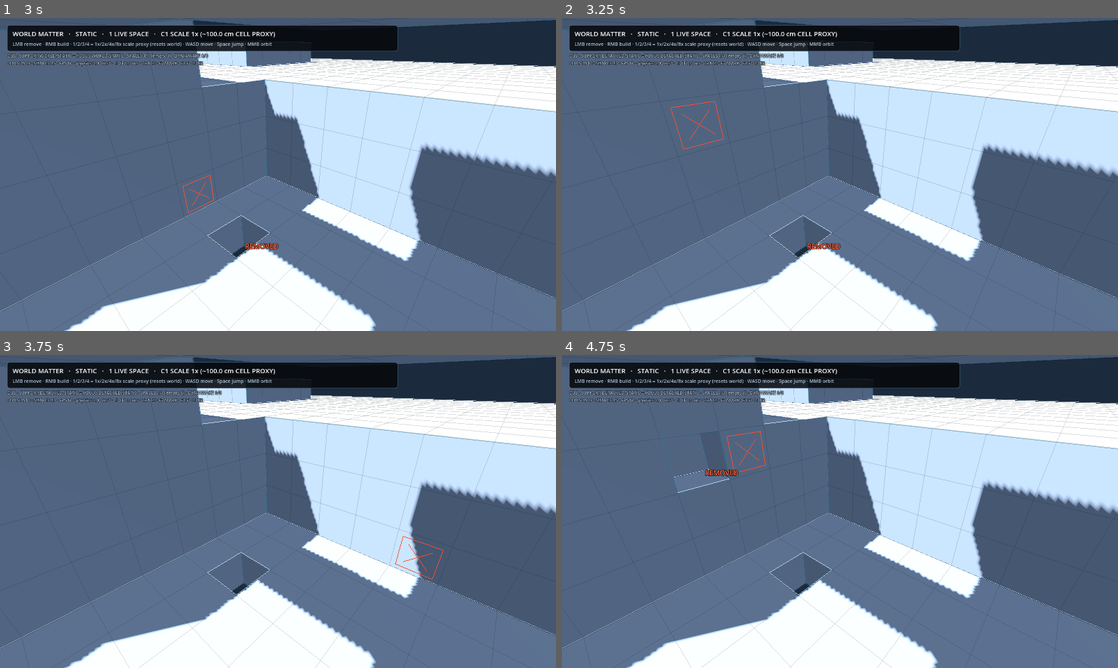
Above: before the commit, frames 1-4 (two rows, left to right).
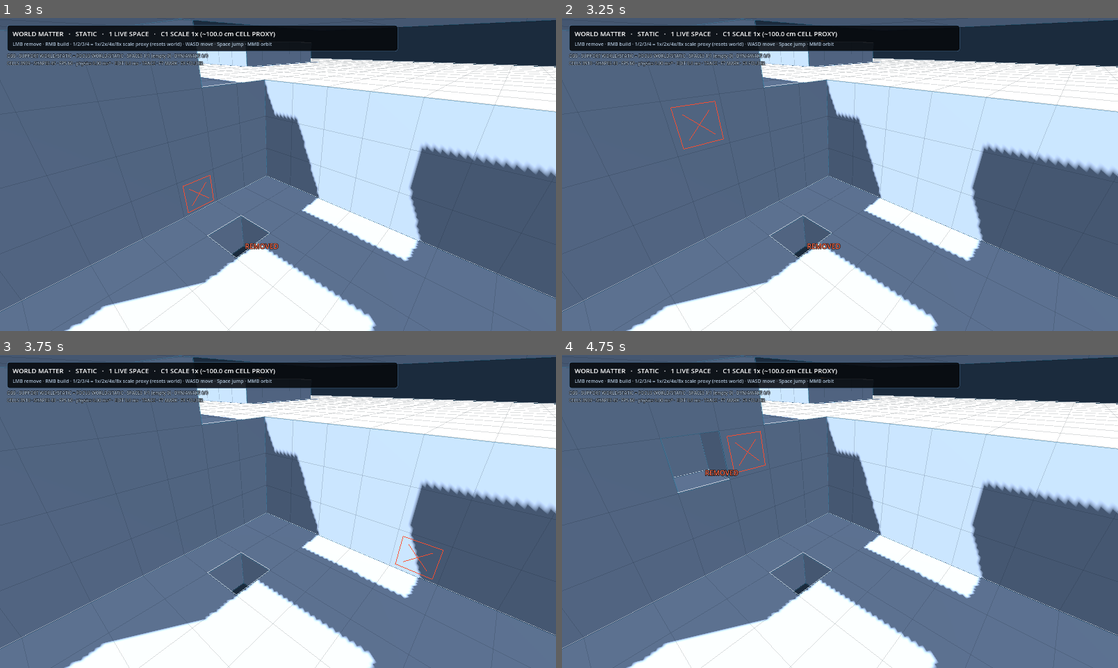
Above: after the commit, the same moments.

Repository: Jozzpoly/FrameMatter-Lab
Game: Godot game, scene res://p1/recovery_main.tscn
The game is run twice, just before and just after one commit, with the same random seed, the same clock (stepped at 60 frames per second) and the same inputs.
Inputs (mouse positions are in pixels of both pictures, inside the frame that each line leads up to):
- Up to frame 1 (3 s): tap Enter at 0.5 s; move the mouse to (400, 158) at 0.52 s; press the mouse at (400, 158) at 0.53 s; hold D (p1_move_right) 0.53-1.25 s; tap Space (p1_jump) at 0.77 s; release the mouse at (400, 158) at 1.25 s; drag from (166, 190) to (250, 237) at 1.27 s; move the mouse to (333, 105) at 2.02 s; hold D (p1_move_right) 2.03-2.75 s; hold K (p1_recover) 2.03-2.75 s; tap R (p1_reset) at 2.75 s; drag from (250, 237) to (111, 127) at 2.77 s
- Up to frame 2 (3.25 s): no input
- Up to frame 3 (3.75 s): move the mouse to (444, 558) at 3.52 s; hold A (p1_move_left) from 3.53 s (still down); tap F at 3.6 s
- Up to frame 4 (4.75 s): tap Space (p1_jump) at 3.77 s; release A (p1_move_left) at 4.25 s; tap Home (p1_camera_reset) at 4.25 s; drag from (673, 464) to (756, 433) at 4.27 s

Frame 1 is identical in both runs. In frame 2, 0.3% of the frame differs, in the area x 7-40%, y 11-14%; in frame 3, 0.3%; in frame 4, 0.3%.
Error in both runs: Invalid call. Nonexistent function 'get_global_transform_interpolated' in base 'Node3D (SpaceQueryCharacter)'. (res://p1/camera_rig.gd:158)

Commit message:
Rebind observer world across recovery reset

Diff:
--- a/p1/recovery_observer.gd
+++ b/p1/recovery_observer.gd
@@ -447,6 +447,13 @@
 
 
 func _on_active_spaces_changed() -> void:
+	# Recovery reset can replace the canonical WORLD object itself. Reacquire the
+	# logical world reference before recording so observation never retains a
+	# freed typed LocalMatterSpace across reset generations.
+	if _host != null and is_instance_valid(_host) and _host.has_method("get_recovery_world_space"):
+		var candidate := _host.call("get_recovery_world_space") as LocalMatterSpace
+		_world_space = candidate if candidate != null and is_instance_valid(candidate) else null
+
 	# Keep lifecycle callbacks O(1)-ish. Full volume/collision census belongs to
 	# the periodic observer sample, not inside authority/split publication.
 	_record("active_spaces_changed", {
